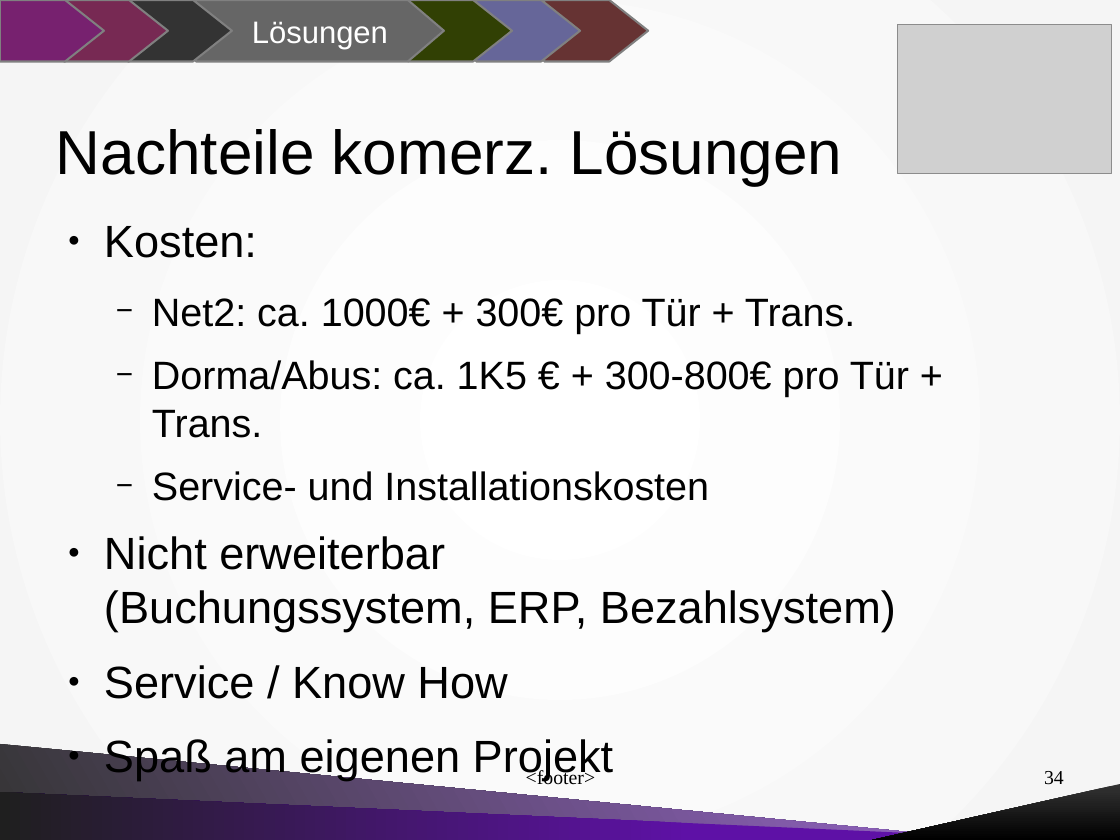
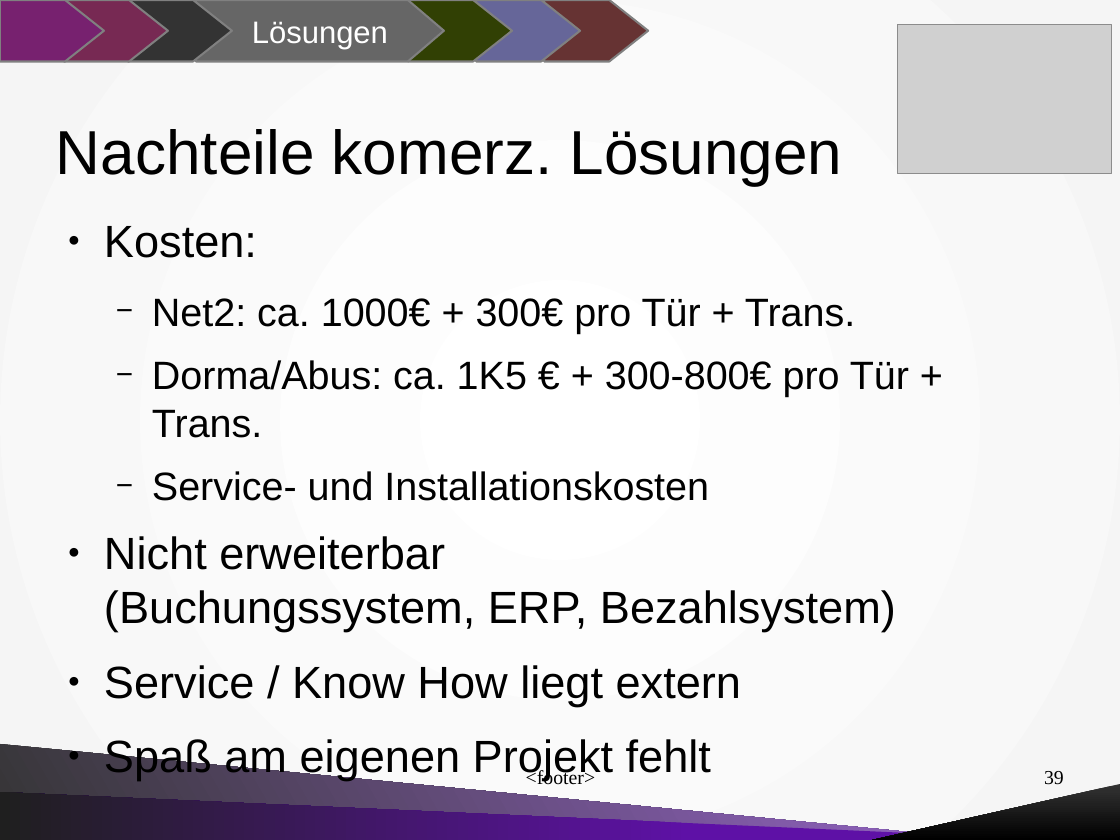
Before and after one commit to mdrobisch/roseguarden, a slide deck: slide 39 of documentation/presentations/Talk_at_VOW_Dresden_Germany_2015-11-06.odp (slide 34 before the commit). Drawn at 1120x840 pixels with LibreOffice and Linux fonts; fonts in the diff are those of the drawing; grey boxes stand for pictures. Boxes give left, top, right and bottom in pixels: in the first picture for what was removed or moved away, otherwise in the second. Text is boxed around its words. In the diff, an @@ line names an element or a change of style, - is before the commit and + after.

```diff
--- a/documentation/presentations/Talk_at_VOW_Dresden_Germany_2015-11-06.odp
+++ b/documentation/presentations/Talk_at_VOW_Dresden_Germany_2015-11-06.odp
@@ text at bbox=[104, 665, 741, 780]: text changed @@
-● Service / Know How
-● Spaß am eigenen Projekt
+● Service / Know How liegt extern
+● Spaß am eigenen Projekt fehlt
@@ page number at bbox=[1044, 771, 1064, 785]: text changed @@
-34
+39
```
Also in this commit, not shown: 6 other slides changed, 22 slides added, 2 slides removed.
